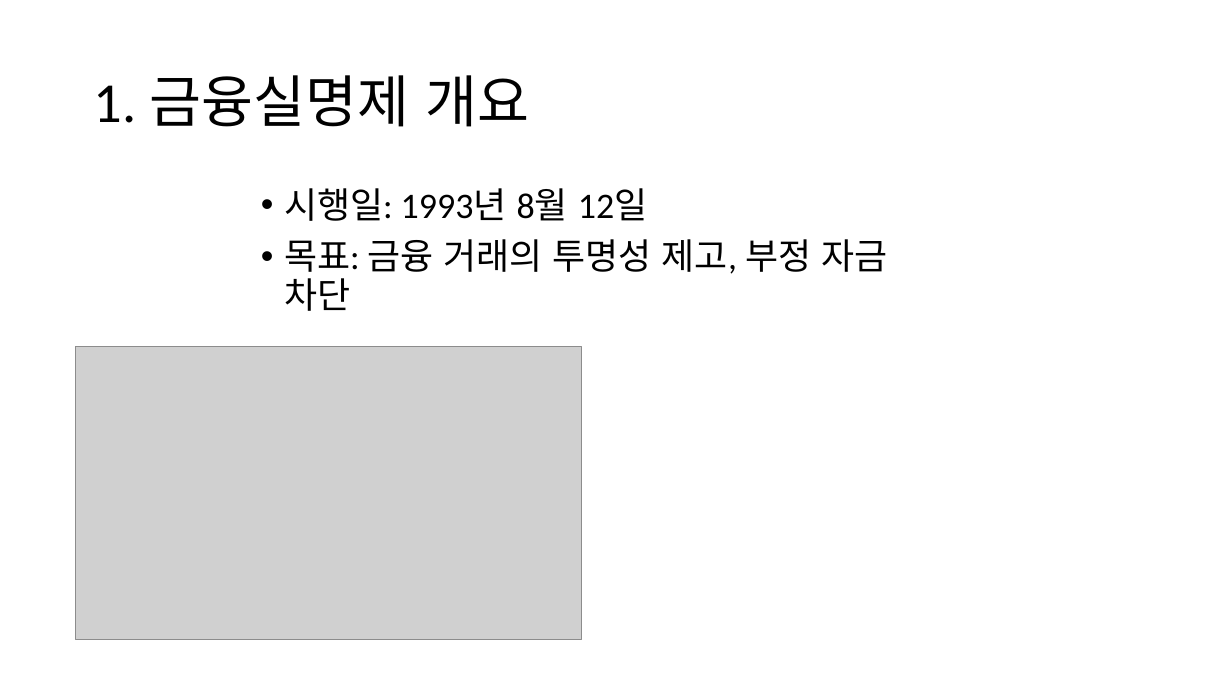
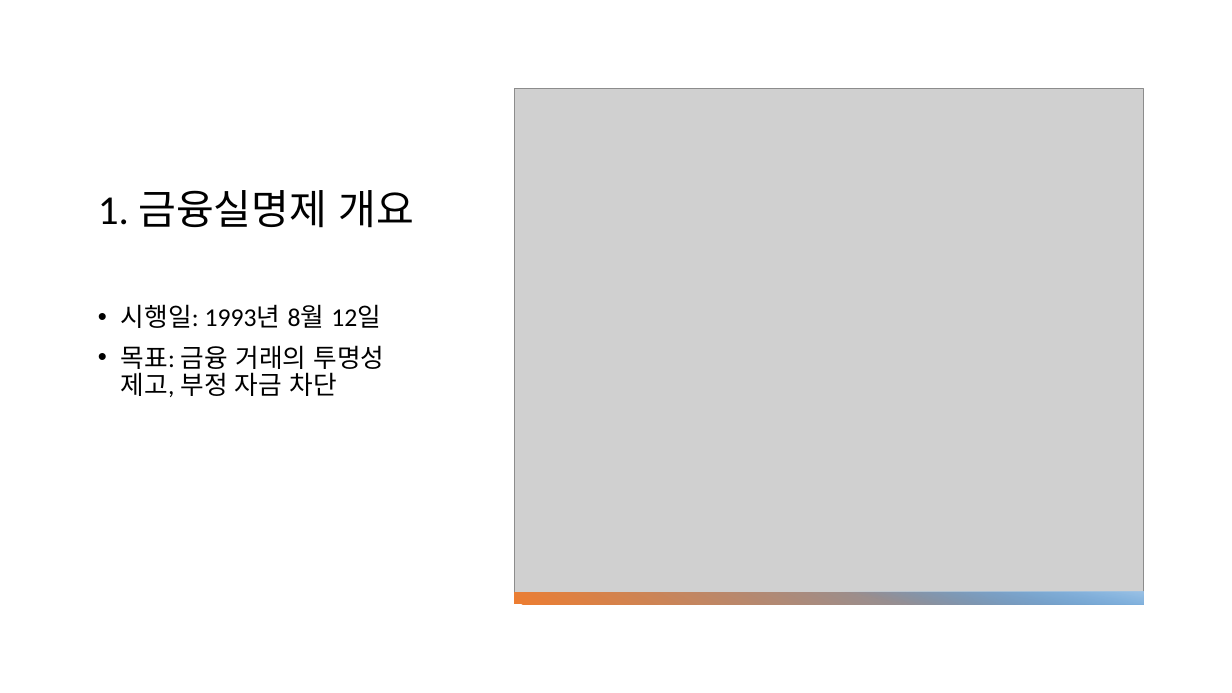
Before and after one commit to minjun2001/friday, a slide deck: slide 1 of FILE/금융실명제.pptx. Drawn at 1232x693 pixels with LibreOffice and Linux fonts; fonts in the diff are those of the drawing; grey boxes stand for pictures. Boxes give left, top, right and bottom in pixels: in the first picture for what was removed or moved away, otherwise in the second. Text is boxed around its words. In the diff, an @@ line names an element or a change of style, - is before the commit and + after.

```diff
--- a/FILE/금융실명제.pptx
+++ b/FILE/금융실명제.pptx
@@ title "1. 금융실명제 개요": place and size @@
-title "1. 금융실명제 개요" at box(94, 75, 529, 127)
+title "1. 금융실명제 개요" at box(98, 190, 415, 228)
@@ title "1. 금융실명제 개요" at box(98, 190, 415, 228): size 44 to 32 pt; vertical alignment middle to bottom @@
@@ picture: place and size @@
-picture at box(76, 347, 581, 640)
+picture at box(515, 89, 1144, 599)
@@ text "시행일: 1993년 8월 12일": place and size @@
-text "시행일: 1993년 8월 12일" at box(284, 188, 887, 311)
+text "시행일: 1993년 8월 12일" at box(121, 304, 385, 397)
@@ text "시행일: 1993년 8월 12일" at box(121, 304, 385, 397): size 28 to 20 pt @@
@@ rectangle added at box(514, 592, 1143, 604), fill gradient #ED7D31 to #5B9BD5 @@
@@ rectangle added at box(837, 592, 1143, 604), fill gradient #5B9BD5 to #9DC3E6 @@
```
Also in this commit, not shown: 4 other slides changed, 1 slide removed, 1 other file.
